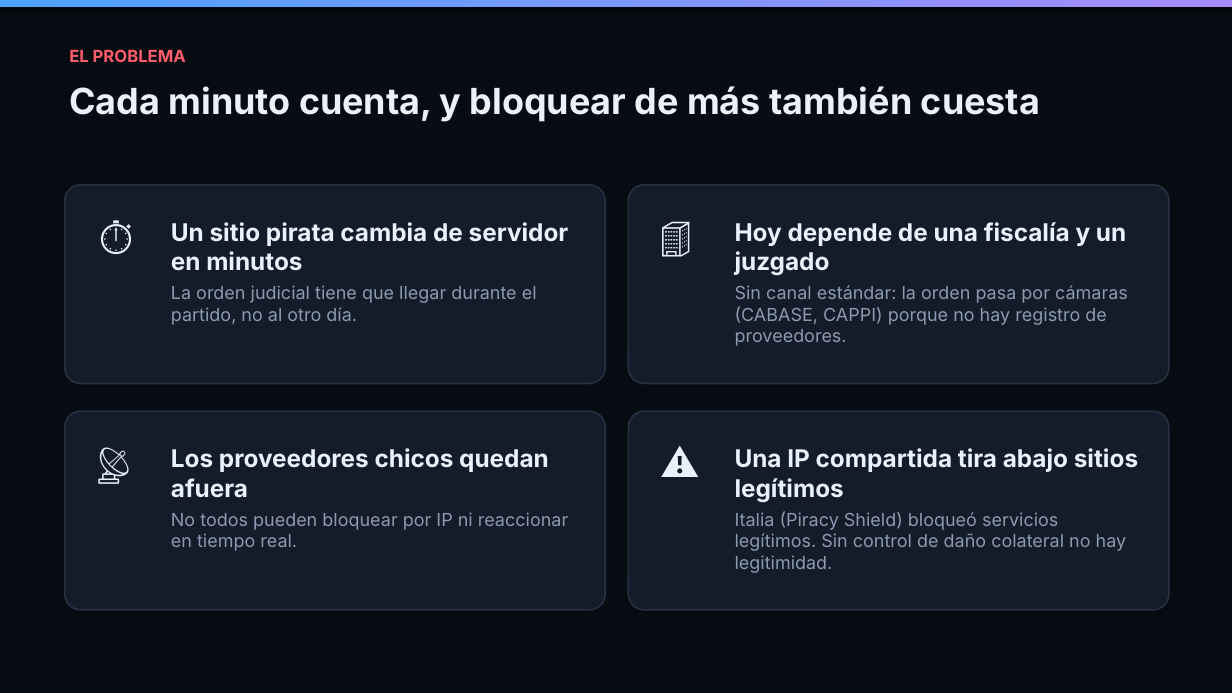
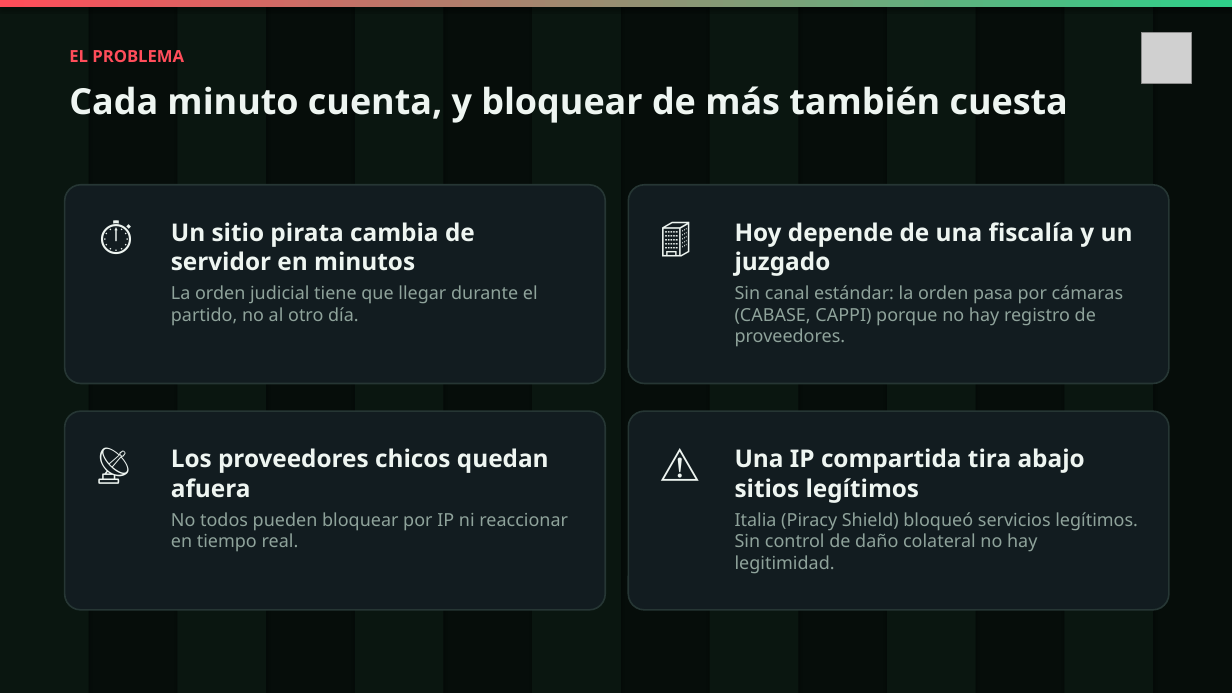
Before and after one commit to Maurezg7/achique, a slide deck: slide 2 of entrega/presentacion.pptx. Drawn at 1232x693 pixels with LibreOffice and Linux fonts; fonts in the diff are those of the drawing; grey boxes stand for pictures. Boxes give left, top, right and bottom in pixels: in the first picture for what was removed or moved away, otherwise in the second. Text is boxed around its words. In the diff, an @@ line names an element or a change of style, - is before the commit and + after.

```diff
--- a/entrega/presentacion.pptx
+++ b/entrega/presentacion.pptx
@@ background #070B12 to #060D0A @@
@@ rectangle at <box>0,0,1232,7</box>: fill gradient #4DA3FF to #A78BFA to gradient #FF4D5A to #2FD08A @@
@@ rectangle added at <box>0,0,89,693</box>, fill #0A1610 @@
@@ rectangle added at <box>177,0,266,693</box>, fill #0A1610 @@
@@ rectangle added at <box>355,0,444,693</box>, fill #0A1610 @@
@@ rectangle added at <box>532,0,621,693</box>, fill #0A1610 @@
@@ rectangle added at <box>710,0,799,693</box>, fill #0A1610 @@
@@ rectangle added at <box>887,0,976,693</box>, fill #0A1610 @@
@@ rectangle added at <box>1065,0,1153,693</box>, fill #0A1610 @@
@@ text "EL PROBLEMA" at <box>69,50,184,62</box>: font Inter to Noto Sans, text colour #FF5D6C to #FF4D5A @@
@@ picture added at <box>1141,32,1192,83</box> @@
@@ fill #141C2A to #121C20; outline #263040 1.25 pt to #263634 1.25 pt in 4 elements at <box>65,185,605,384</box>, <box>628,185,1169,384</box>, <box>65,411,605,610</box>, <box>628,411,1169,610</box> @@
@@ font Inter to Noto Sans, text colour #EAF1FB to #EEF5F1 in 6 elements at <box>171,222,475,271</box>, <box>735,222,1133,276</box>, <box>171,448,549,498</box>, <box>735,448,1085,503</box>, <box>69,86,1068,123</box>, <box>656,434,730,508</box> @@
@@ font Inter to Noto Sans, text colour #8B9AB0 to #8FA39B in 4 elements at <box>171,285,538,325</box>, <box>735,285,1123,346</box>, <box>171,512,568,551</box>, <box>735,512,1138,573</box> @@
```
Also in this commit, not shown: 10 other slides changed.
